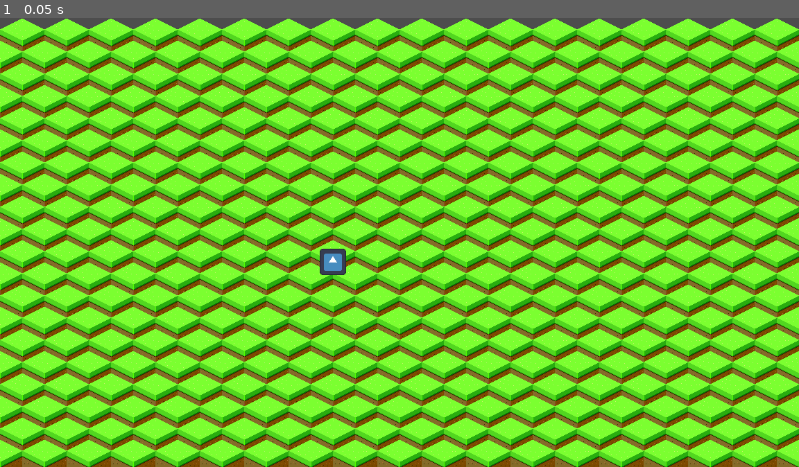
Above: before the commit, frame 1.
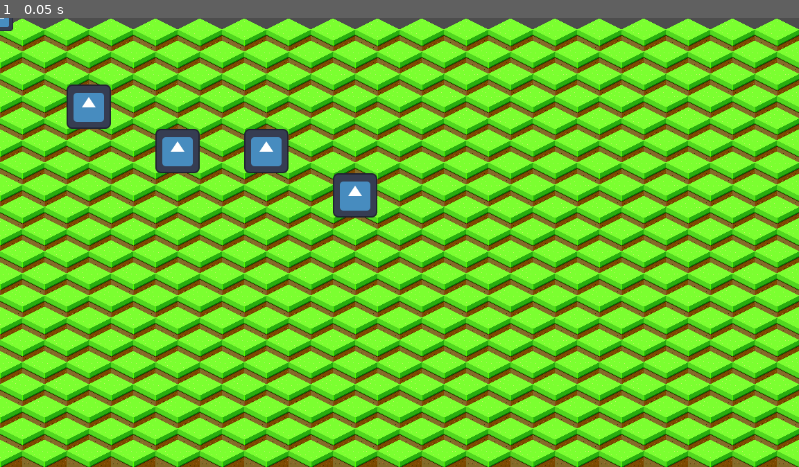
Above: after the commit, the same moment.

Repository: Ptorioo/POset
Game: Godot game, scene res://game.tscn
Two runs of this game, one before a commit and one after it. Both use one fixed random seed, a clock stepped at 60 frames per second and the inputs below. This scene is started directly instead of the project's main scene. The engine's default icon, where the game draws it, is replaced by a stand-in: a white triangle on a blue panel in a dark square.
Inputs:
- Up to frame 1 (0.05 s): no input

The runs differ from the first frame. In frame 1, 2.4% of the frame differs, in the area x 0-48%, y 0-58%.

Commit message:
apply visuals

Diff:
--- a/sprite_2d.gd
+++ b/sprite_2d.gd
@@ -1,37 +1,85 @@
 extends Sprite2D
 
 @export var tilemap_path: NodePath
-@export var spawn_on_ready := true
+@export var spawn_on_ready: bool = true
+@export var element_scene: PackedScene
+@export var cell_spacing_x: int = 2
+@export var cell_spacing_y: int = 2
+@export var element_scale: Vector2 = Vector2(0.5, 0.5)
 
 @onready var layer: TileMapLayer = get_node(tilemap_path) as TileMapLayer
 
+const SPAWN_GROUP := "poset_spawned"
+
 func _ready() -> void:
-	randomize()
 	if spawn_on_ready:
 		respawn()
 
 func respawn() -> void:
 	if layer == null:
-		push_error("tilemap_path not set or not a TileMapLayer.")
+		push_error("TileMapLayer not set.")
 		return
 
-	# Works even if the TileMapLayer has no tiles/sources configured.
-	# Uses the layer's used rect as the spawn space.
 	var rect: Rect2i = layer.get_used_rect()
 	if rect.size == Vector2i.ZERO:
-		push_error("TileMapLayer used rect is empty. Add tiles or set a bigger area by painting at least one tile.")
+		push_error("TileMapLayer empty.")
 		return
 
-	var cell := Vector2i(
-		randi_range(rect.position.x, rect.position.x + rect.size.x - 1),
-		randi_range(rect.position.y, rect.position.y + rect.size.y - 1)
-	)
+	_clear_spawned()
 
-	# Isometric-safe: map_to_local gives layer-local. Convert to global.
-	var p_local: Vector2 = layer.map_to_local(cell)
+	# -------- build 4-element diamond poset --------
+	var n: int = 4
 
-	# Optional: center on tile if tile_size is valid.
-	if layer.tile_set != null:
-		p_local += Vector2(layer.tile_set.tile_size) * 0.5
+	# If PosetIsomorphism uses Array/Dictionary internally, make the type explicit.
+	# Pick ONE of these two, matching your PosetIsomorphism implementation.
+	var P: Array = PosetIsomorphism.create(n)
+	# var P: Dictionary = PosetIsomorphism.create(n)
 
-	global_position = layer.to_global(p_local)
+	PosetIsomorphism.try_add_covering(n, P, 1, 0)
+	PosetIsomorphism.try_add_covering(n, P, 2, 0)
+	PosetIsomorphism.try_add_covering(n, P, 3, 1)
+	PosetIsomorphism.try_add_covering(n, P, 3, 2)
+
+	var ranks: Array = PosetIsomorphism.get_ranks(n, P)
+
+	# Avoid inference issues with .max()
+	var max_rank: int = 0
+	for r: int in ranks:
+		if r > max_rank:
+			max_rank = r
+
+	# choose base cell
+	var base: Vector2i = rect.position + Vector2i(2, 2)
+
+	for i: int in range(n):
+		var s: Sprite2D = _spawn_sprite()
+
+		var cell: Vector2i = Vector2i(
+			base.x + i * cell_spacing_x,
+			base.y + ranks[i] * cell_spacing_y
+		)
+
+		var p: Vector2 = layer.map_to_local(cell)
+		if layer.tile_set:
+			p += Vector2(layer.tile_set.tile_size) * 0.5
+
+		s.call_deferred("set_global_position", layer.to_global(p))
+
+func _spawn_sprite() -> Sprite2D:
+	var s: Sprite2D
+	if element_scene:
+		s = element_scene.instantiate() as Sprite2D
+	else:
+		s = Sprite2D.new()
+		s.texture = texture
+
+	s.scale = element_scale
+
+	get_parent().call_deferred("add_child", s)
+	s.call_deferred("add_to_group", SPAWN_GROUP)
+	return s
+
+func _clear_spawned() -> void:
+	for c: Node in get_parent().get_children():
+		if c.is_in_group(SPAWN_GROUP):
+			c.queue_free()
